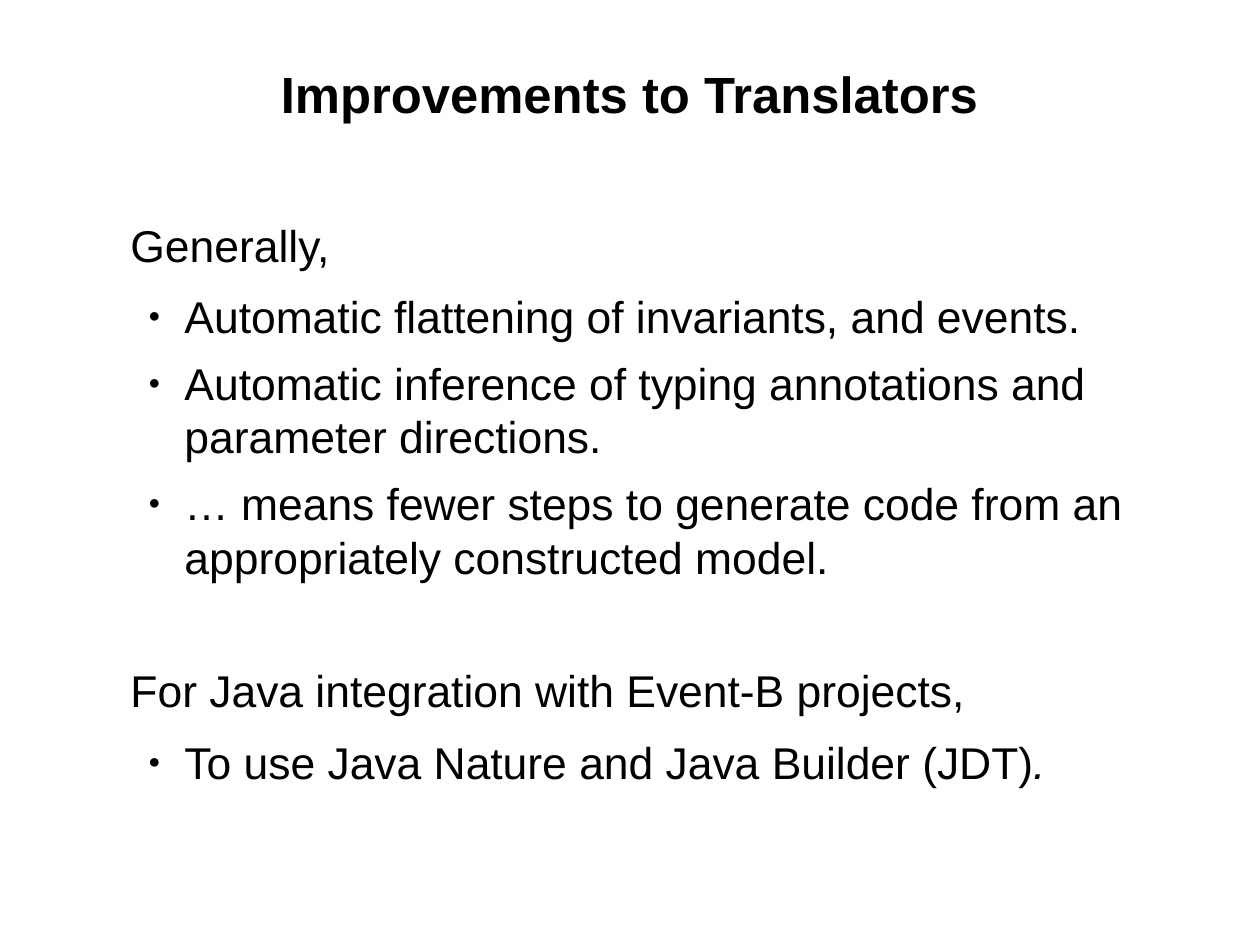
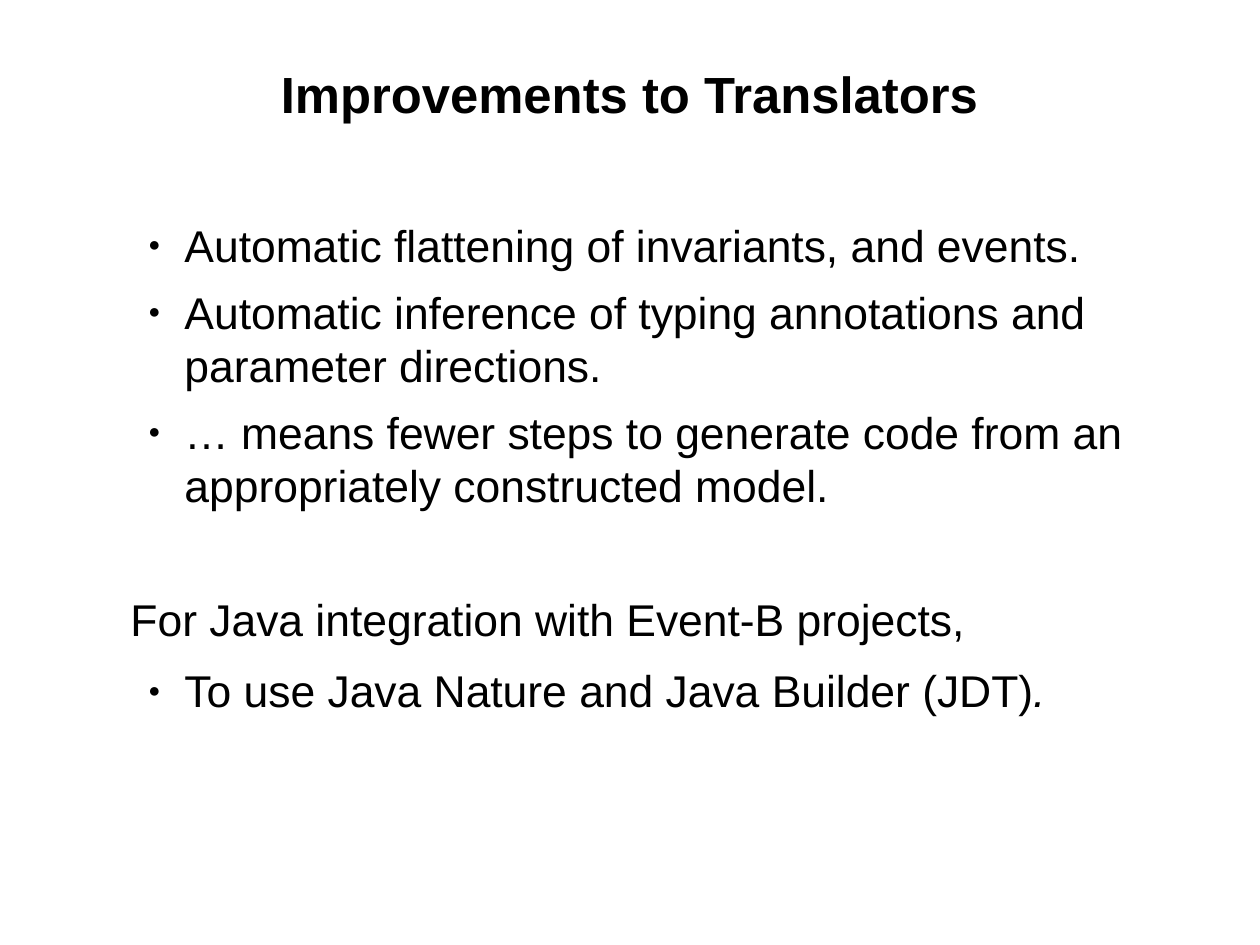
Before and after one commit to weetmuts/rodin-b-sharp-iUML_B_Utils, a slide deck: slide 5 of work/store/Writing/RUDW2014(accepted)/presentation/RUDW2014presentation.odp (slide 3 before the commit). Drawn at 1260x945 pixels with LibreOffice and Linux fonts; fonts in the diff are those of the drawing. Boxes give left, top, right and bottom in pixels: in the first picture for what was removed or moved away, otherwise in the second. Text is boxed around its words. In the diff, an @@ line names an element or a change of style, - is before the commit and + after.

```diff
--- a/work/store/Writing/RUDW2014(accepted)/presentation/RUDW2014presentation.odp
+++ b/work/store/Writing/RUDW2014(accepted)/presentation/RUDW2014presentation.odp
@@ text at (x1=130, y1=229, x2=329, y2=271): paragraph removed @@
-  Generally,
```
Also in this commit, not shown: 1 other slide changed, 4 slides added, 1 slide removed, 4 other files.
